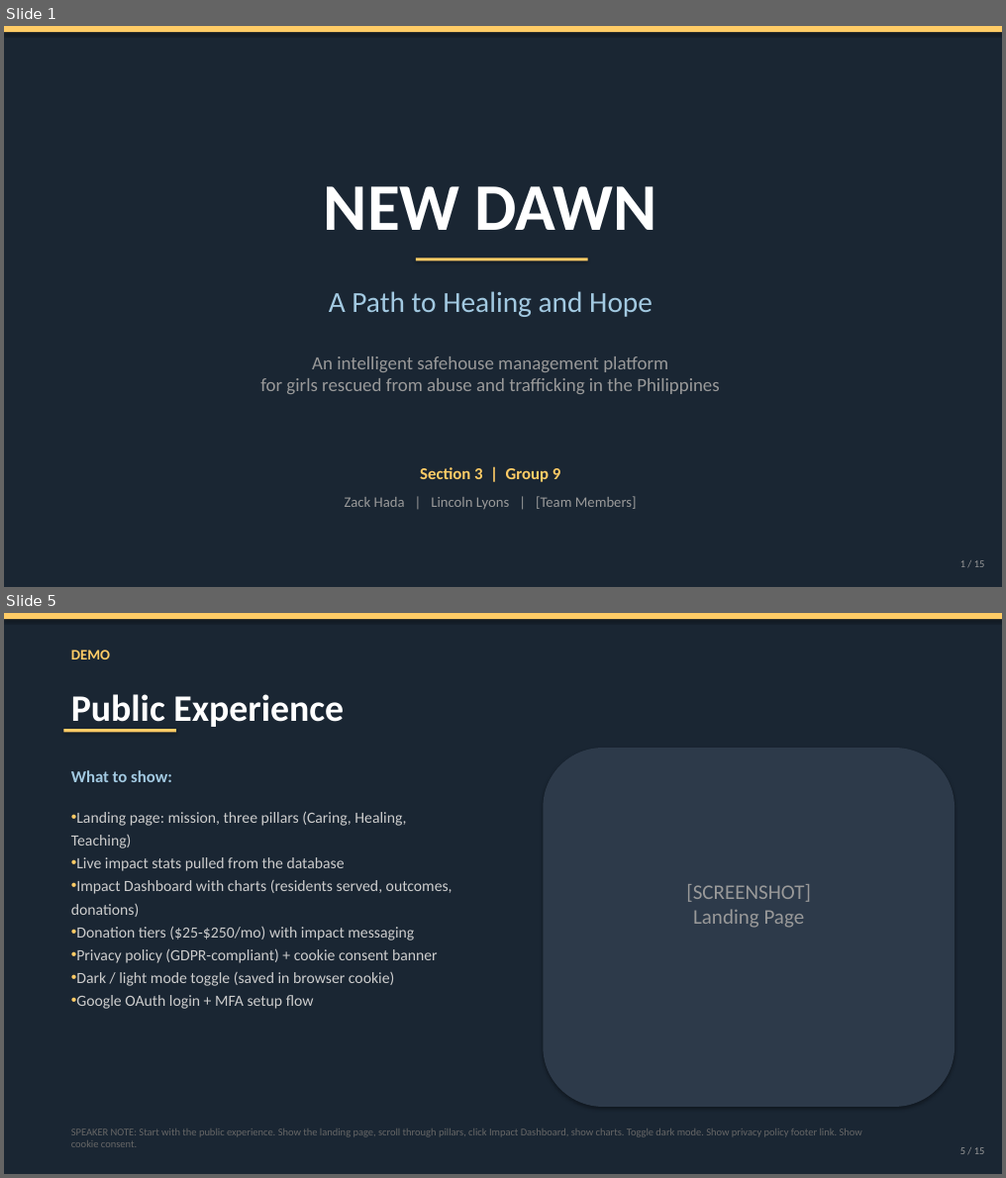
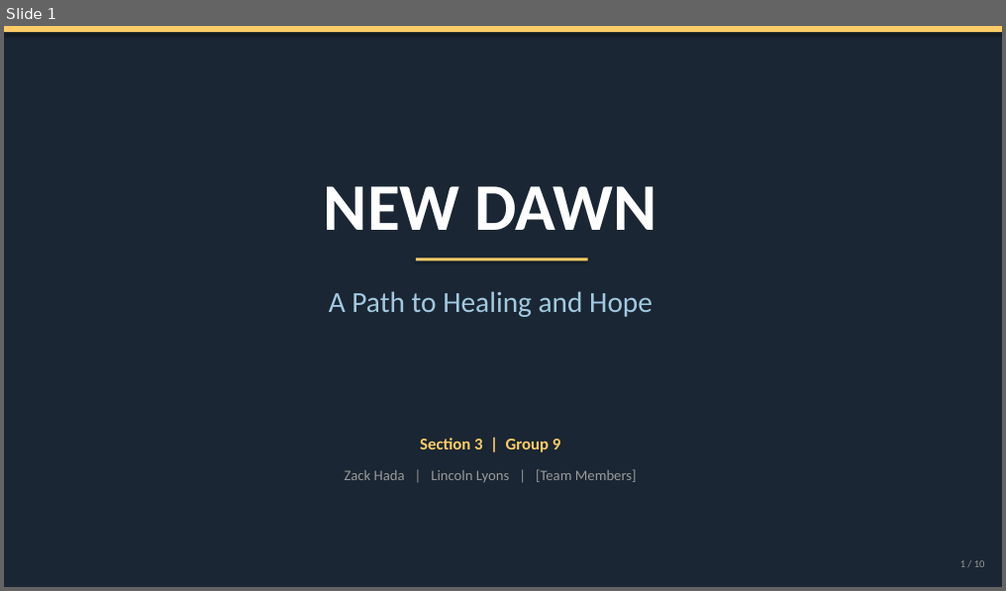
Before and after one commit to linklyns/New-Dawn, a slide deck: presentation/New_Dawn_Presentation.pptx. Shown one above the other, each under a label of ours: slides 1 and 5 before the commit, slide 1 after it; the slides between them are not shown. The pictures are 1006x1178 and 1006x591 pixels, drawn with LibreOffice and Linux fonts; fonts in the diff are those of the drawing. Boxes give left, top, right and bottom in pixels: in the first picture for what was removed or moved away, otherwise in the second. Text is boxed around its words. In the diff, an @@ line names an element or a change of style, - is before the commit and + after.

```diff
--- a/presentation/New_Dawn_Presentation.pptx
+++ b/presentation/New_Dawn_Presentation.pptx
@@ slide 5 removed at box(4, 613, 1002, 1174), background #1A2633 @@
@@ rectangle removed at box(4, 613, 1002, 619) @@
@@ text removed at box(71, 650, 110, 660) @@
-DEMO
@@ text removed at box(71, 694, 344, 730) @@
-Public Experience
@@ rectangle removed at box(63, 729, 176, 732) @@
@@ rounded rectangle removed at box(543, 748, 954, 1107) @@
@@ text removed at box(71, 770, 172, 782) @@
-What to show:
@@ text removed at box(71, 811, 452, 1009) @@
-• Landing page: mission, three pillars (Caring, Healing, Teaching)
-• Live impact stats pulled from the database
-• Impact Dashboard with charts (residents served, outcomes, donations)
-• Donation tiers ($25-$250/mo) with impact messaging
-• Privacy policy (GDPR-compliant) + cookie consent banner
-• Dark / light mode toggle (saved in browser cookie)
-• Google OAuth login + MFA setup flow
@@ text removed at box(686, 884, 811, 928) @@
-[SCREENSHOT]
-Landing Page
@@ text removed at box(71, 1129, 862, 1148) @@
-SPEAKER NOTE: Start with the public experience. Show the landing page, scroll through pillars, click Impact Dashboard, show charts. Toggle dark mode. Show privacy policy footer link. Show cookie consent.
@@ text removed at box(960, 1148, 985, 1155) @@
-5 / 15
@@ slide 1 changed as well @@
@@ text removed at box(260, 357, 719, 394) @@
-An intelligent safehouse management platform
-for girls rescued from abuse and trafficking in the Philippines
@@ text "Section 3 | Group 9": place and size @@
-text "Section 3 | Group 9" at box(420, 468, 560, 482)
+text "Section 3 | Group 9" at box(420, 438, 560, 453)
@@ text "Zack Hada | Lincoln Lyons ...": place and size @@
-text "Zack Hada | Lincoln Lyons ..." at box(345, 496, 637, 509)
+text "Zack Hada | Lincoln Lyons ..." at box(345, 470, 637, 482)
```
Also in this commit, not shown: 6 other slides changed, 3 slides added, 7 other slides removed, 1 other file.
